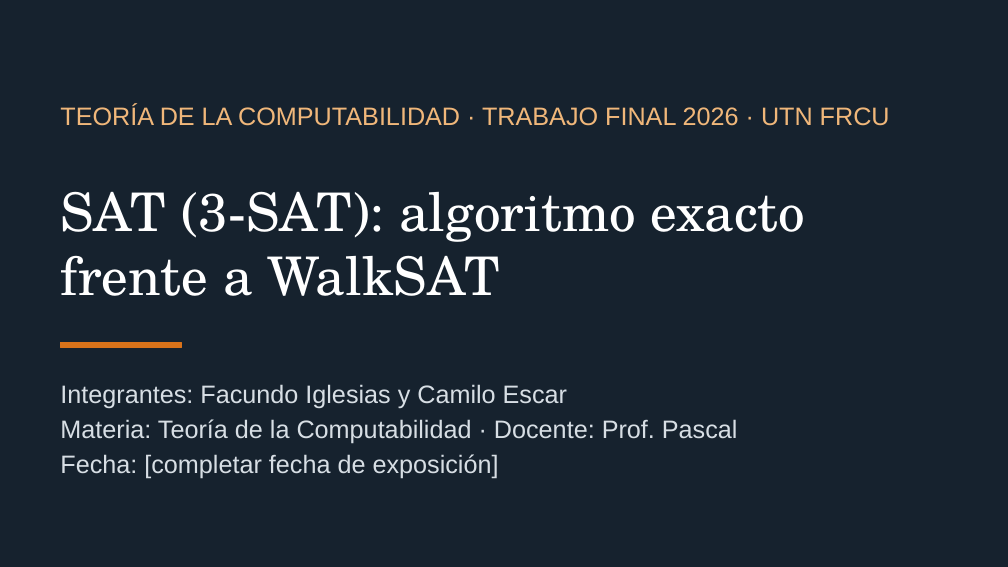
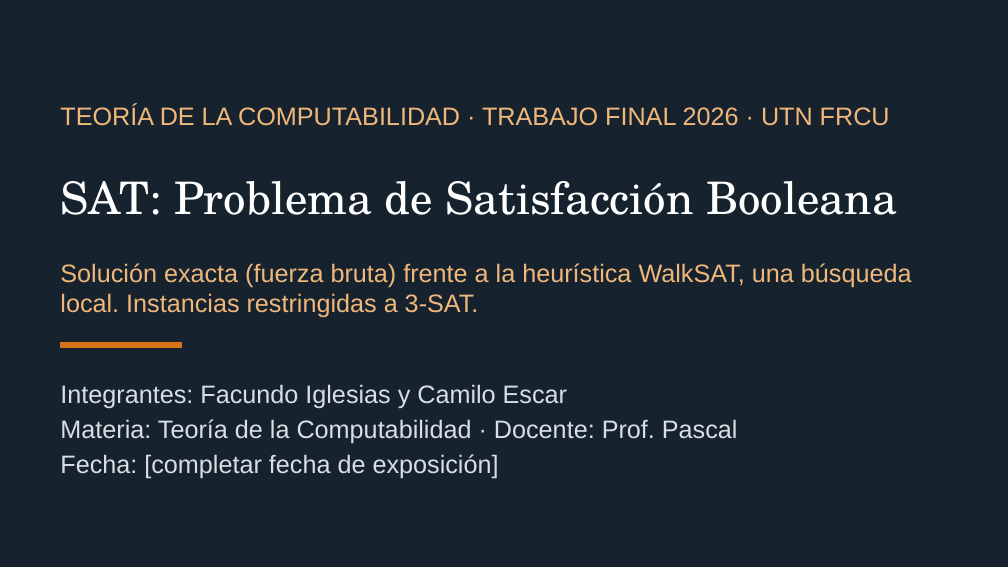
Before and after one commit to CamiloEscar/tp-sat, a slide deck: slide 1 of SAT_Presentacion.pptx. Drawn at 1008x567 pixels with LibreOffice and Linux fonts; fonts in the diff are those of the drawing. Boxes give left, top, right and bottom in pixels: in the first picture for what was removed or moved away, otherwise in the second. Text is boxed around its words. In the diff, an @@ line names an element or a change of style, - is before the commit and + after.

Commit message:
docs: reencuadrar el TP con SAT como problema y WalkSAT como heuristica
Portada, intro y diapositivas parten del problema (SAT, Cook-Levin) y luego
presentan fuerza bruta y WalkSAT (busqueda local). Guia de estudio con los 9
puntos reales de la consigna, CSV exacto en UTF-8 y ejemplo_horarios.py.

```diff
--- a/SAT_Presentacion.pptx
+++ b/SAT_Presentacion.pptx
@@ text removed at (x1=60, y1=191, x2=806, y2=296) @@
-SAT (3-SAT): algoritmo exacto frente a WalkSAT
@@ text added at (x1=60, y1=181, x2=897, y2=215), 32 pt, text #FFFFFF @@
+SAT: Problema de Satisfacción Booleana
@@ text added at (x1=60, y1=263, x2=912, y2=318), 18 pt, text #F0B77A @@
+Solución exacta (fuerza bruta) frente a la heurística WalkSAT, una búsqueda local. Instancias restringidas a 3-SAT.
```
Also in this commit, not shown: 2 other slides changed, 10 other files.
